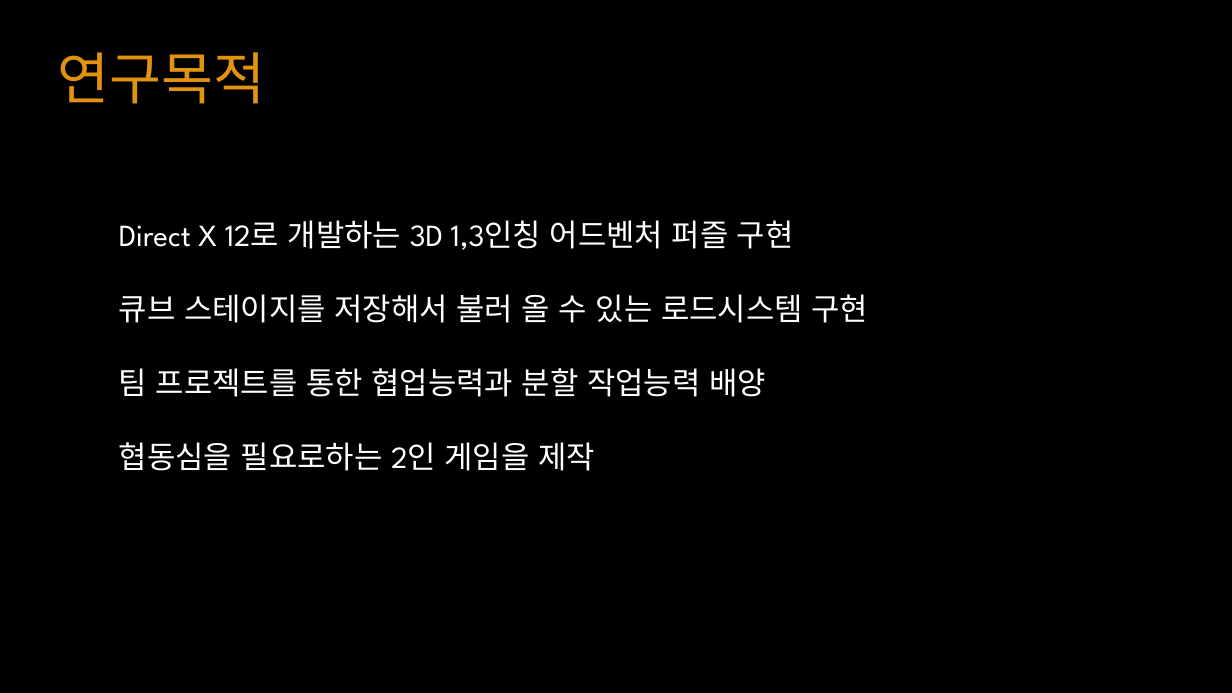
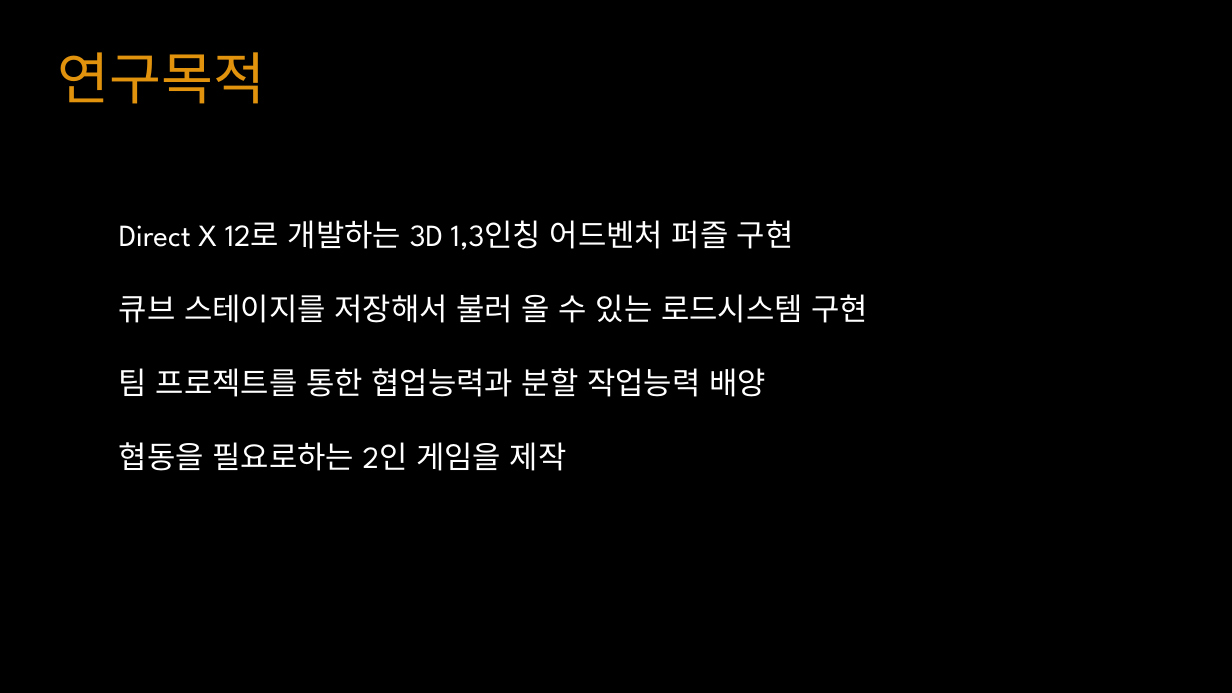
Before and after one commit to YKTeam/Room503, a slide deck: slide 3 of Document/Escape Cube(가제) ppt.pptx. Drawn at 1232x693 pixels with LibreOffice and Linux fonts; fonts in the diff are those of the drawing. Boxes give left, top, right and bottom in pixels: in the first picture for what was removed or moved away, otherwise in the second. Text is boxed around its words. In the diff, an @@ line names an element or a change of style, - is before the commit and + after.

```diff
--- a/Document/Escape Cube(가제) ppt.pptx
+++ b/Document/Escape Cube(가제) ppt.pptx
@@ text at box(119, 442, 567, 471): text changed @@
-협동심을 필요로하는 2인 게임을 제작
+협동을 필요로하는 2인 게임을 제작
```
Also in this commit, not shown: 6 other slides changed, 2 slides added, 2 slides removed, 1 other file.
